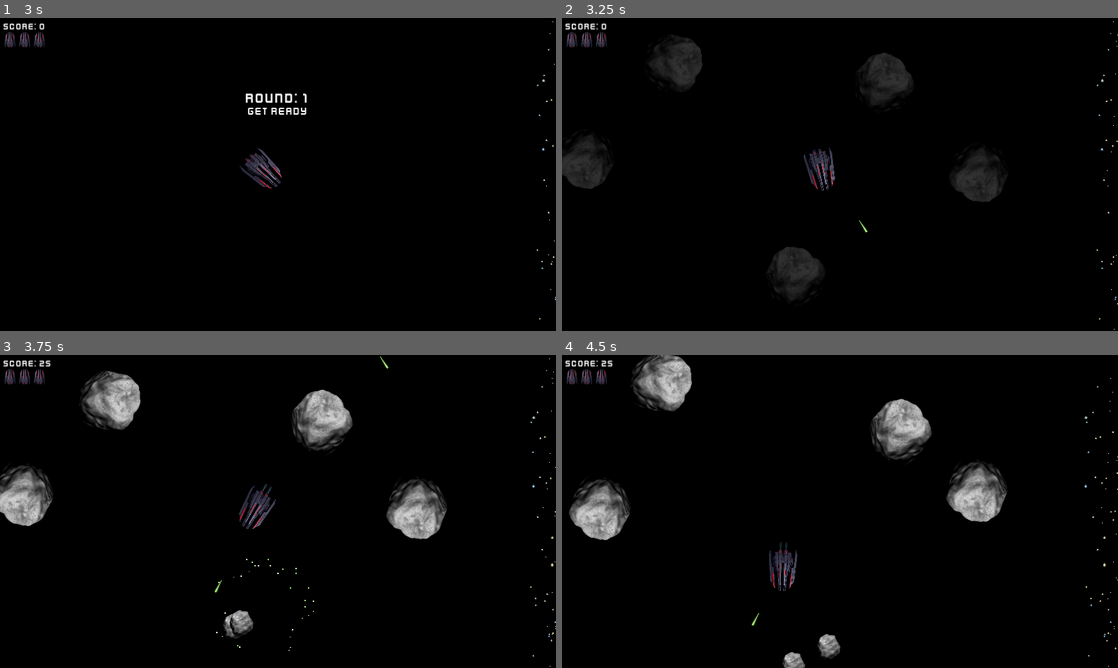
Above: before the commit, frames 1-4 (two rows, left to right).
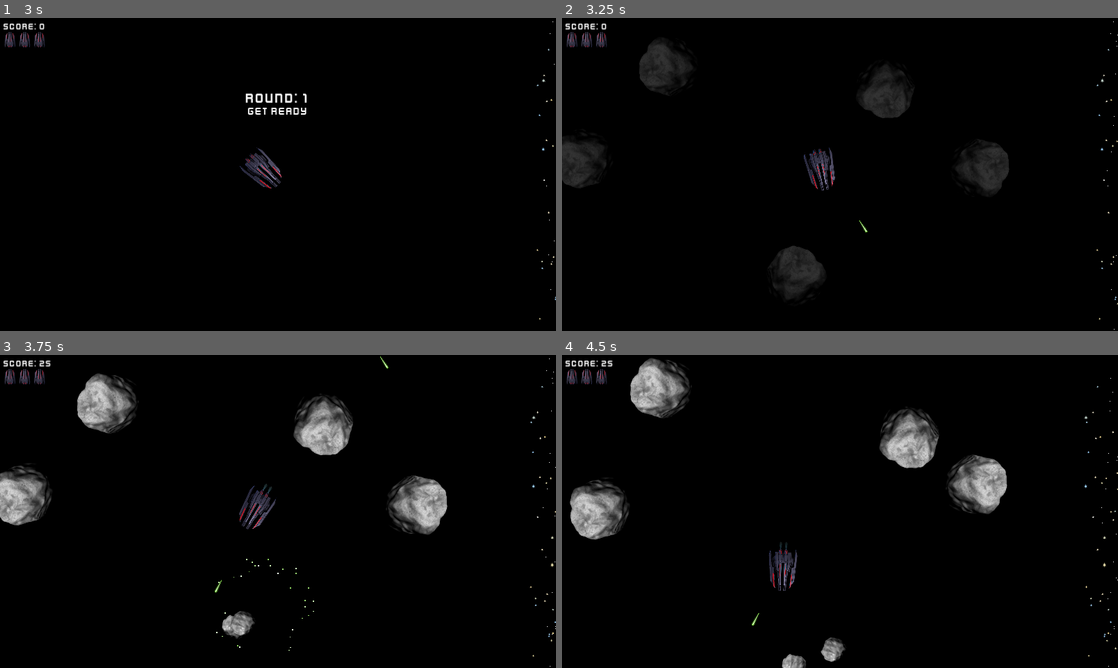
Above: after the commit, the same moments.

Repository: x7bit/godot-asteroids
Game: Godot game, scene res://scenes/game.tscn
Two runs of this game, one before a commit and one after it. Both use one fixed random seed, a clock stepped at 60 frames per second and the inputs below. Sound files missing from this copy of the repository are replaced by a short silence.
Inputs:
- Up to frame 1 (3 s): click "NEW GAME" at 0.5 s; tap Enter at 1.25 s; hold D (rotate_right) 1.28-2.03 s; hold Space (shoot) 1.28-2.03 s; hold S (move_backward) 2.03-2.78 s; tap Space (shoot) at 2.1 s; hold D (rotate_right) from 2.78 s (still down); hold Space (shoot) from 2.78 s (still down)
- Up to frame 2 (3.25 s): keep holding D (rotate_right); keep holding Space (shoot)
- Up to frame 3 (3.75 s): release D (rotate_right) at 3.53 s; release Space (shoot) at 3.53 s; hold W (move_forward) from 3.53 s (still down); tap Space (shoot) at 3.6 s
- Up to frame 4 (4.5 s): release W (move_forward) at 4.28 s; hold A (rotate_left) from 4.28 s (still down); hold Space (shoot) from 4.28 s (still down)

Frame 1 is identical in both runs. In frame 2, 2.3% of the frame differs, in the area x 0-81%, y 5-88%; in frame 3, 5.6%; in frame 4, 6.4%, in the area x 1-81%, y 0-100%.

Commit message:
Difficulty balance

Diff:
--- a/autoloads/global.gd
+++ b/autoloads/global.gd
@@ -33,11 +33,11 @@
 	get:
 		match difficulty:
 			Difficulty.EASY:
-				return game_round * 0.1 + 0.8
+				return game_round * 0.075 + 0.8
 			Difficulty.HARD:
-				return game_round * 0.3 + 1.2
+				return game_round * 0.225 + 1.2
 			_: #NORMAL
-				return game_round * 0.2 + 1.0
+				return game_round * 0.15 + 1.0
 
 var large_asteroids_number: int:
 	get:
--- a/scripts/asteroid.gd
+++ b/scripts/asteroid.gd
@@ -51,25 +51,25 @@
 		return pow(2, size) * 2
 
 func _ready() -> void:
-	rotation = randf_range(0, 2 * PI)
 	match size:
 		AsteroidSize.SMALL:
-			speed = randf_range(speed_multiplier * 2.5 * BASE_SPEED, speed_multiplier * 3.5 * BASE_SPEED)
+			speed = randf_range(speed_multiplier * 2.4 * BASE_SPEED, speed_multiplier * 3.2 * BASE_SPEED)
 			sprite.texture = preload("res://assets/textures/asteroid_small.png")
 			cshape.shape = preload("res://resources/asteroid_cshape_small.tres")
 			cshape.position = Vector2(1, -1)
 		AsteroidSize.MEDIUM:
-			speed = randf_range(speed_multiplier * 1.5 * BASE_SPEED, speed_multiplier * 2.5 * BASE_SPEED)
+			speed = randf_range(speed_multiplier * 1.7 * BASE_SPEED, speed_multiplier * 2.4 * BASE_SPEED)
 			sprite.texture = preload("res://assets/textures/asteroid_medium.png")
 			cshape.shape = preload("res://resources/asteroid_cshape_medium.tres")
 			cshape.position = Vector2.ZERO
 		AsteroidSize.LARGE:
 			alfa = 0.0
-			speed = randf_range(speed_multiplier * BASE_SPEED, speed_multiplier * 1.5 * BASE_SPEED)
+			speed = randf_range(speed_multiplier * 1.0 * BASE_SPEED, speed_multiplier * 1.7 * BASE_SPEED)
 			sprite.modulate.a = alfa
 			sprite.texture = preload("res://assets/textures/asteroid_large.png")
 			cshape.shape = preload("res://resources/asteroid_cshape_large.tres")
 			cshape.position = Vector2(0, -4)
+	rotation = randf_range(0, 2 * PI)
 	center_offset = cshape.position.rotated(rotation)
 
 func _process(delta: float) -> void:
